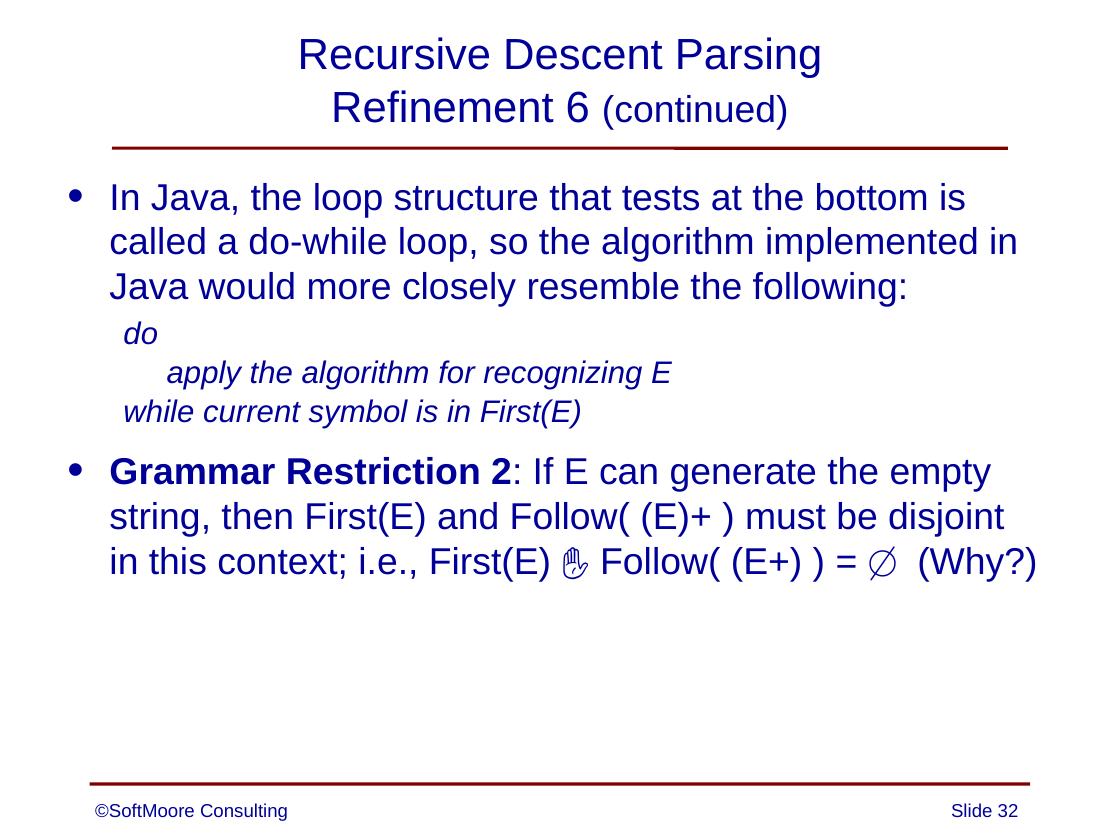
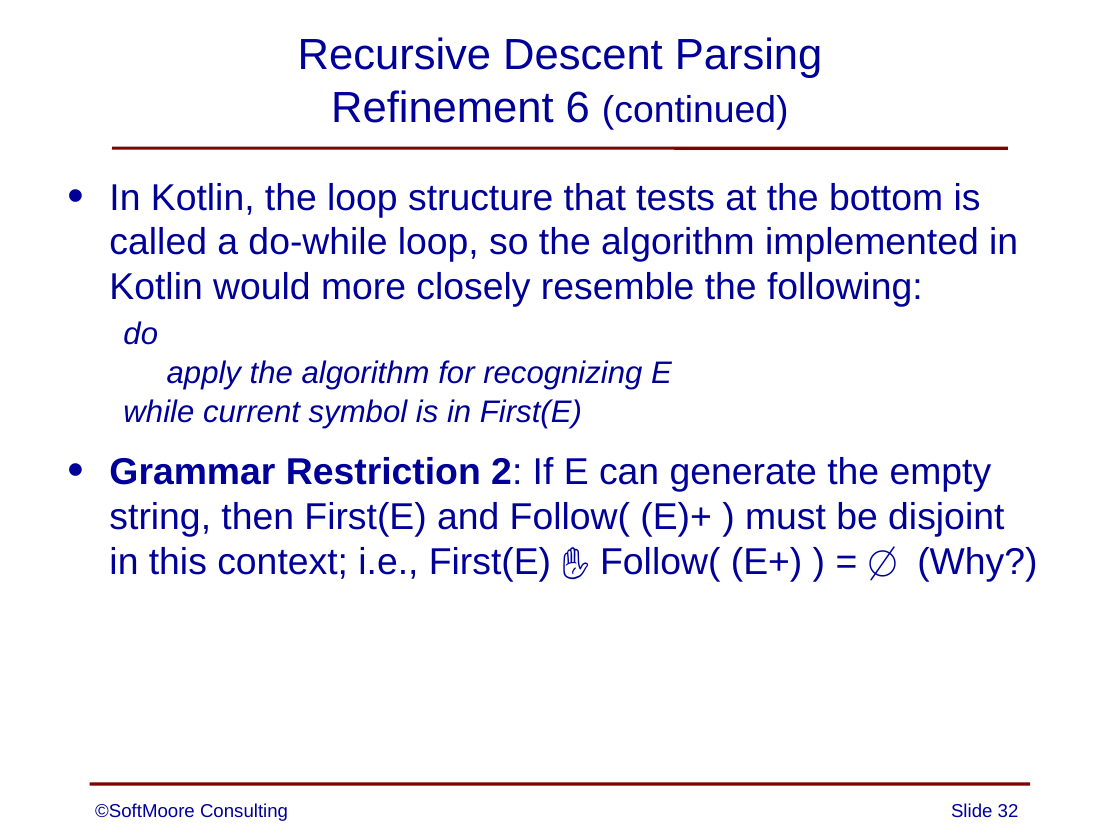
Before and after one commit to SoftMoore/CPRL-Kt, a slide deck: slide 32 of PowerPoint Slides/06 - Syntax Analysis.pptx. Drawn at 1120x840 pixels with LibreOffice and Linux fonts; fonts in the diff are those of the drawing. Boxes give left, top, right and bottom in pixels: in the first picture for what was removed or moved away, otherwise in the second. Text is boxed around its words. In the diff, an @@ line names an element or a change of style, - is before the commit and + after.

Commit message:
minor change to one slide

```diff
--- a/PowerPoint Slides/06 - Syntax Analysis.pptx
+++ b/PowerPoint Slides/06 - Syntax Analysis.pptx
@@ text at (x1=109, y1=183, x2=1018, y2=307): text changed @@
-• In Java, the loop structure that tests at the bottom is called a do-while loop, so the algorithm implemented in Java would more closely resemble the following:
+• In Kotlin, the loop structure that tests at the bottom is called a do-while loop, so the algorithm implemented in Kotlin would more closely resemble the following:
```
